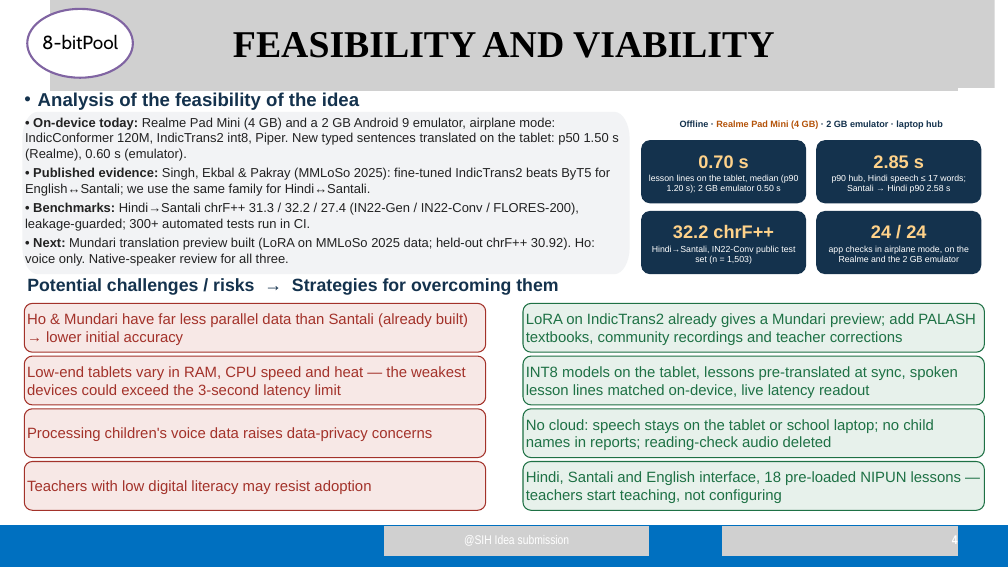
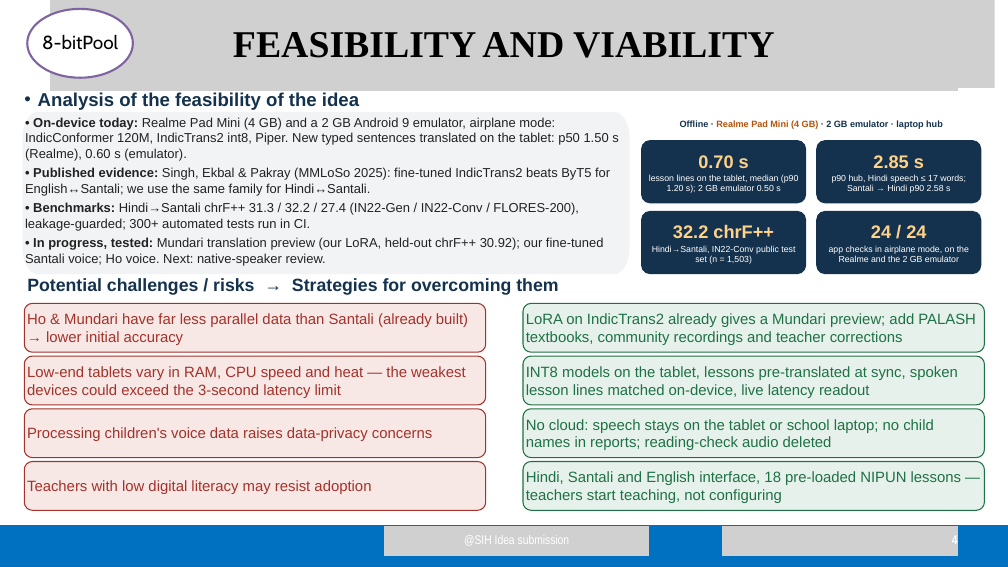
Before and after one commit to barath0512s-rgb/nijbhasha, a slide deck: slide 4 of docs/deck/Nijbhasha_SIH26042_8-bitPool.pptx. Drawn at 1008x567 pixels with LibreOffice and Linux fonts; fonts in the diff are those of the drawing; grey boxes stand for pictures. Boxes give left, top, right and bottom in pixels: in the first picture for what was removed or moved away, otherwise in the second. Text is boxed around its words. In the diff, an @@ line names an element or a change of style, - is before the commit and + after.

```diff
--- a/docs/deck/Nijbhasha_SIH26042_8-bitPool.pptx
+++ b/docs/deck/Nijbhasha_SIH26042_8-bitPool.pptx
@@ text at bbox=[25, 237, 604, 266]: text changed @@
-• Next: Mundari translation preview built (LoRA on MMLoSo 2025 data; held-out chrF++ 30.92). Ho: voice only. Native-speaker review for all three.
+• In progress, tested: Mundari translation preview (our LoRA, held-out chrF++ 30.92); our fine-tuned Santali voice; Ho voice. Next: native-speaker review.
```
Also in this commit, not shown: 2 other slides changed, 3 other files.
